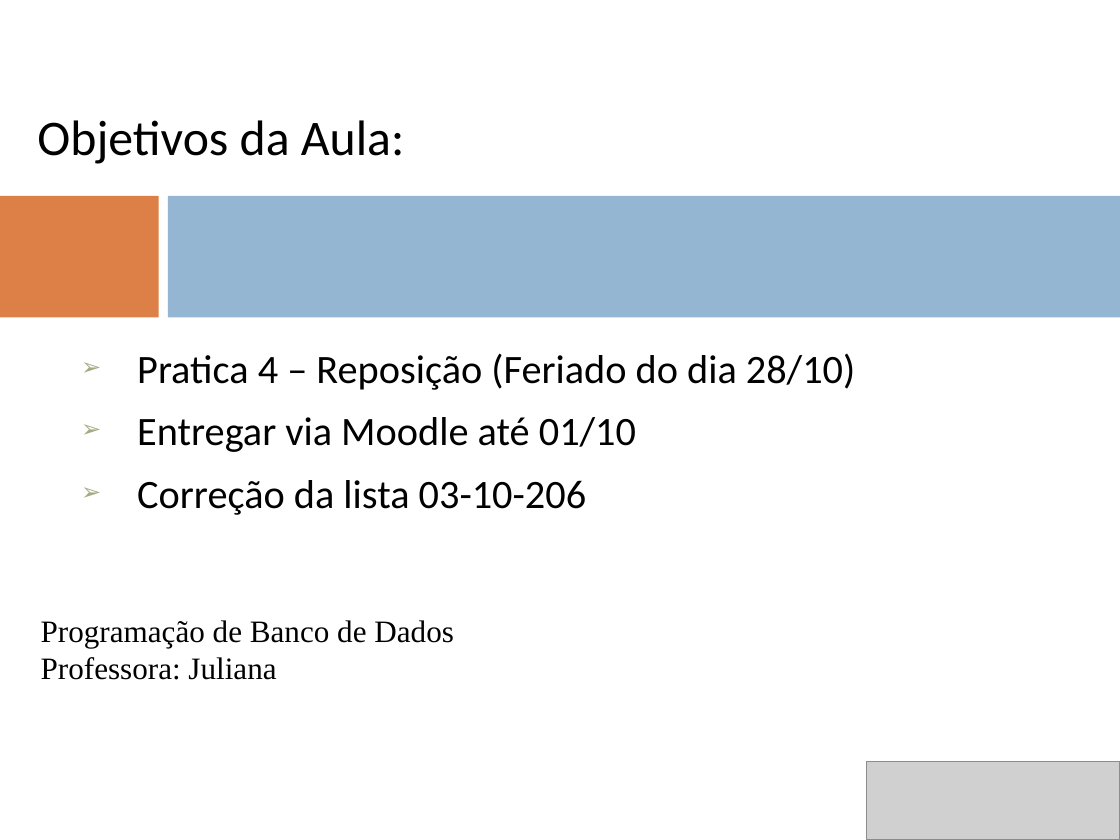
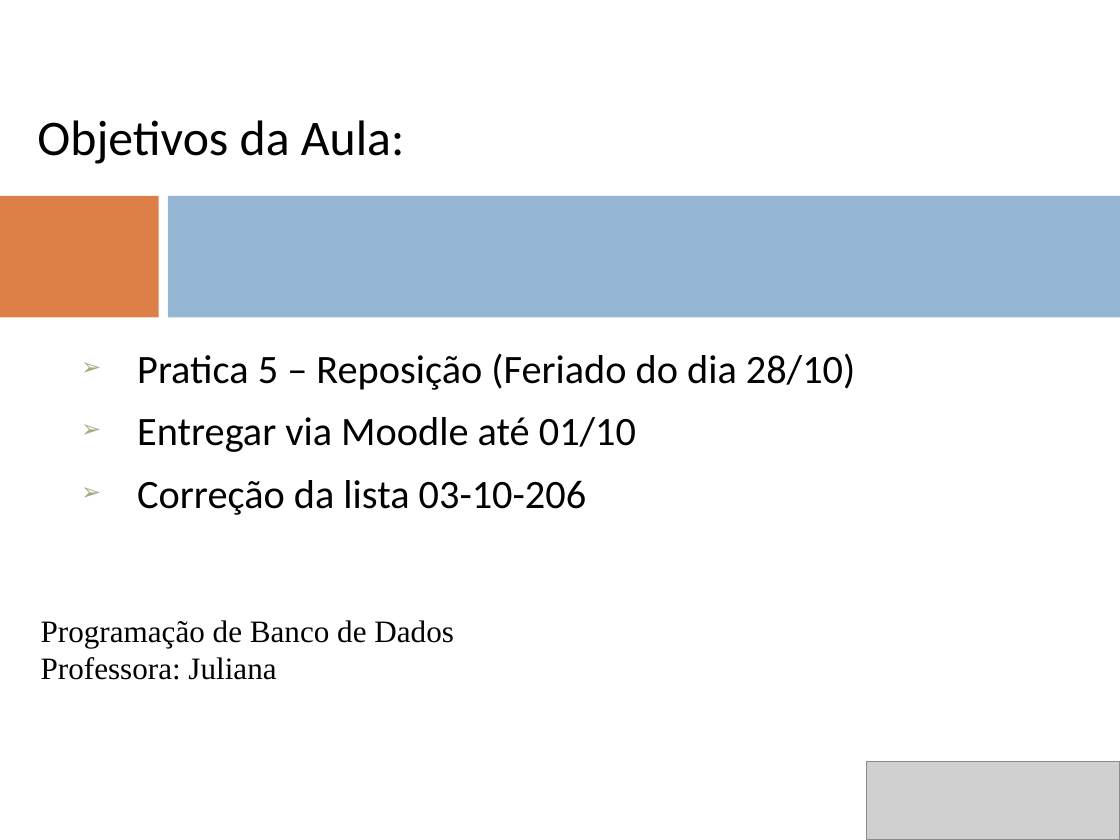
Before and after one commit to WillianRGoncalves/ProgramacaoemBancodeDados, a slide deck: slide 1 of 23-09-2016 - Prática 5 - Reposição.ppt. Drawn at 1120x840 pixels with LibreOffice and Linux fonts; fonts in the diff are those of the drawing; grey boxes stand for pictures; background and template pictures are left out. Boxes give left, top, right and bottom in pixels: in the first picture for what was removed or moved away, otherwise in the second. Text is boxed around its words. In the diff, an @@ line names an element or a change of style, - is before the commit and + after.

```diff
--- a/23-09-2016 - Prática 5 - Reposição.ppt
+++ b/23-09-2016 - Prática 5 - Reposição.ppt
@@ text at box(137, 353, 855, 390): text changed @@
-➢ Pratica 4 – Reposição (Feriado do dia 28/10)
+➢ Pratica 5 – Reposição (Feriado do dia 28/10)
```
Also in this commit, not shown: 6 other slides changed.
